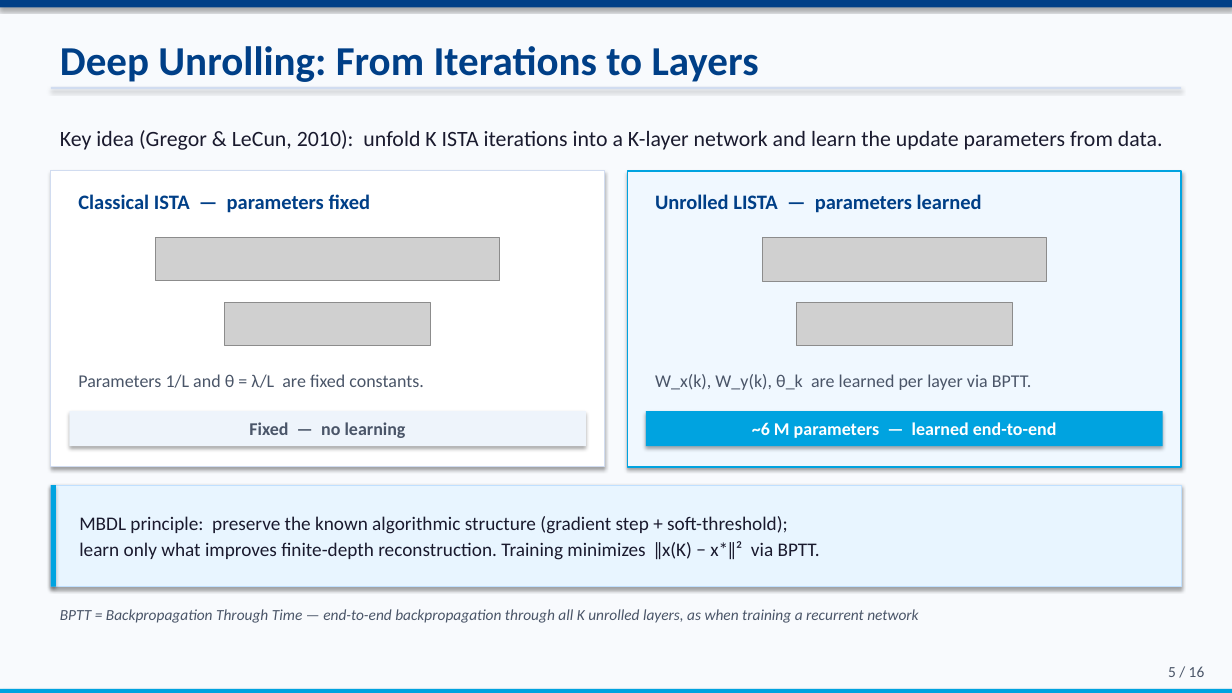
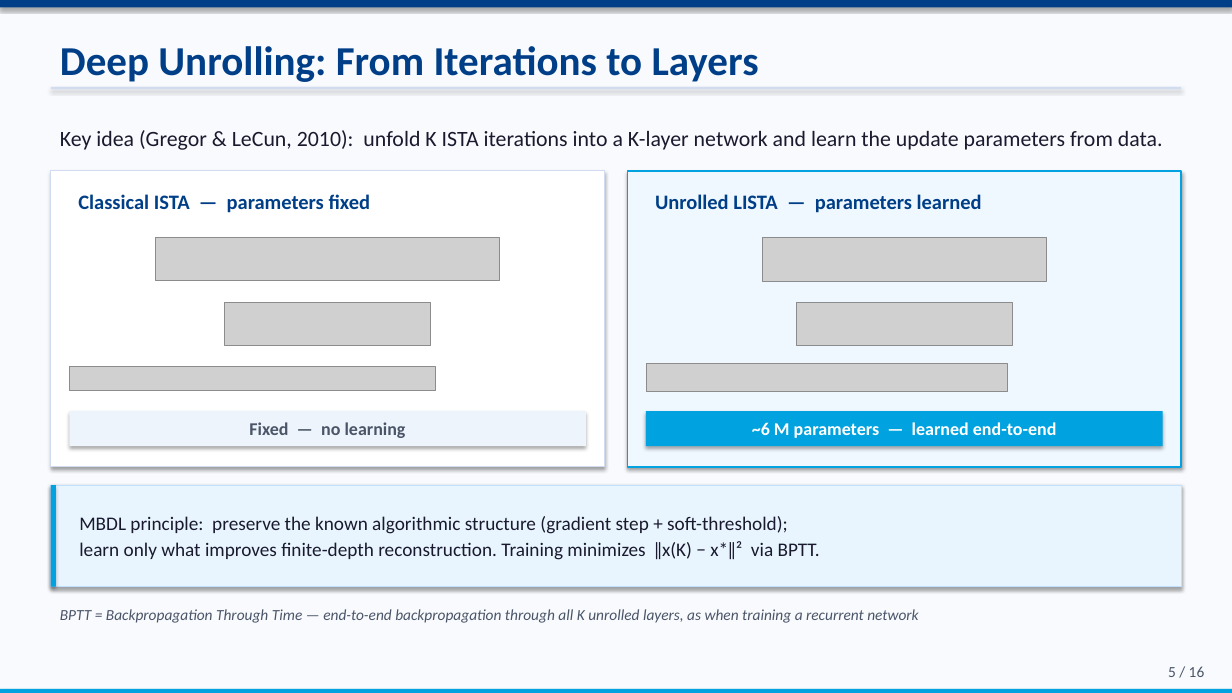
Before and after one commit to ThEpiCake/hyperlista-mbdl, a slide deck: slide 5 of submission/MBDL_Seminar_Presentation.pptx. Drawn at 1232x693 pixels with LibreOffice and Linux fonts; fonts in the diff are those of the drawing; grey boxes stand for pictures. Boxes give left, top, right and bottom in pixels: in the first picture for what was removed or moved away, otherwise in the second. Text is boxed around its words. In the diff, an @@ line names an element or a change of style, - is before the commit and + after.

```diff
--- a/submission/MBDL_Seminar_Presentation.pptx
+++ b/submission/MBDL_Seminar_Presentation.pptx
@@ picture added at bbox=[69, 367, 435, 390] @@
@@ text removed at bbox=[78, 374, 424, 388] @@
-Parameters 1/L and θ = λ/L are fixed constants.
@@ picture added at bbox=[646, 363, 1007, 392] @@
@@ text removed at bbox=[655, 374, 1032, 390] @@
-W_x(k), W_y(k), θ_k are learned per layer via BPTT.
```
Also in this commit, not shown: 5 other slides changed, 1 other file.
